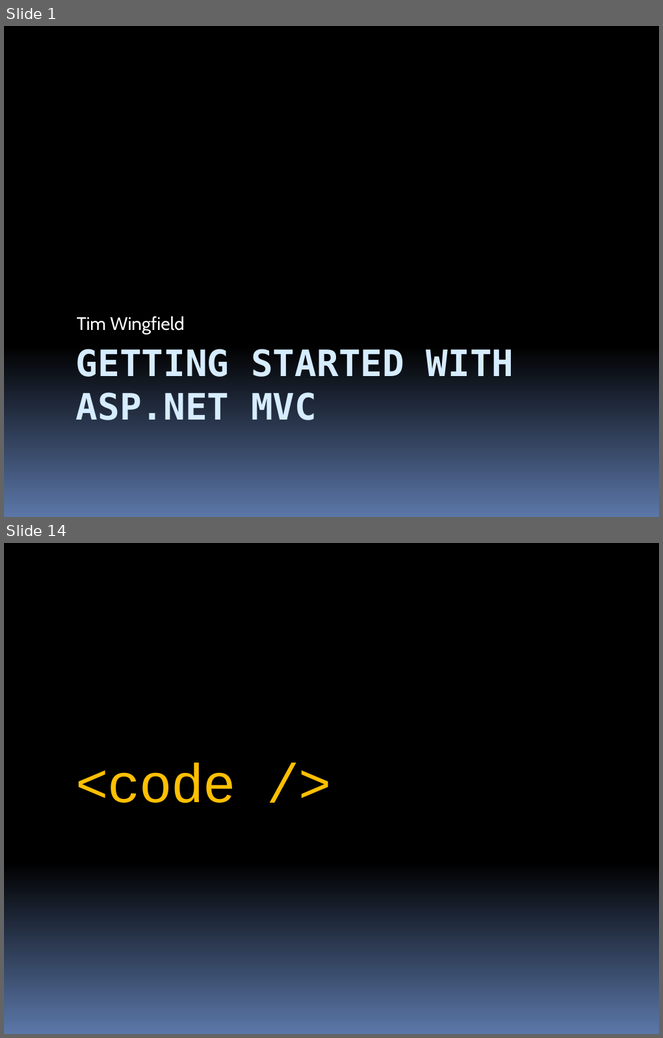
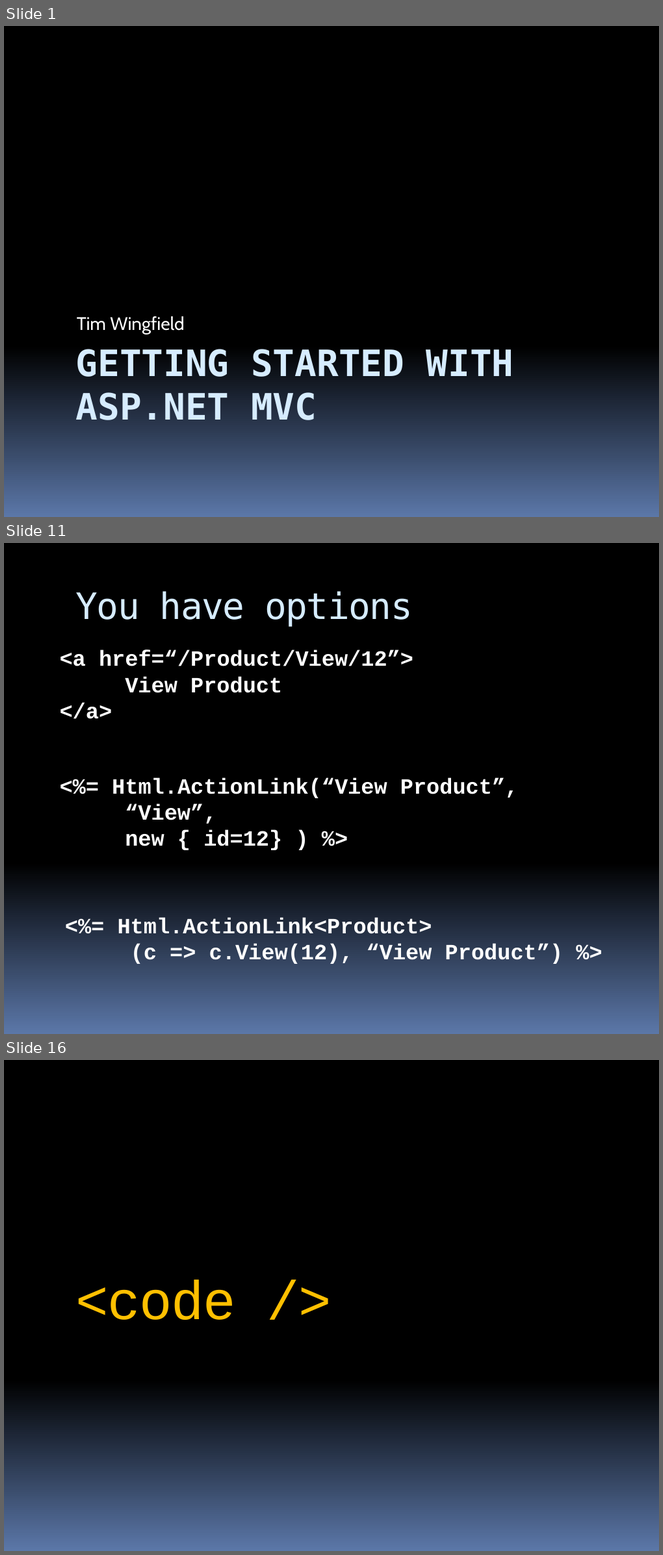
Before and after one commit to stevenharman/codeincubator, a slide deck: Samples/Getting-Started-With-MVC/Getting Started with MVC.pptx. Shown one above the other, each under a label of ours: slides 1 and 14 before the commit, slides 1, 11 and 16 after it; the slides between them are not shown. The pictures are 663x1038 and 663x1555 pixels, drawn with LibreOffice and Linux fonts; fonts in the diff are those of the drawing. Boxes give left, top, right and bottom in pixels: in the first picture for what was removed or moved away, otherwise in the second. Text is boxed around its words. In the diff, an @@ line names an element or a change of style, - is before the commit and + after.

```diff
--- a/Samples/Getting-Started-With-MVC/Getting Started with MVC.pptx
+++ b/Samples/Getting-Started-With-MVC/Getting Started with MVC.pptx
@@ slide 11 added at bbox=[4, 543, 659, 1034], background gradient #000000 to #5B77A8 @@
@@ title added at bbox=[76, 591, 412, 626], 40 pt, text #D6ECFF @@
+You have options
@@ text added at bbox=[60, 650, 414, 719], 24 pt, text #FFFFFF, bold @@
+<a href=“/Product/View/12”>
+View Product
+</a>
@@ text added at bbox=[112, 778, 519, 850], 24 pt, text #FFFFFF, bold @@
+<%= Html.ActionLink(“View Product”,
+“View”,
+new { id=12} ) %>
@@ text added at bbox=[118, 917, 564, 964], 24 pt, text #FFFFFF, bold @@
+<%= Html.ActionLink<Product>
+(c => c.View(12), “View Product”) %>
@@ what was slide 14 is now slide 16 @@
```
Also in this commit, not shown: 8 slides changed, 5 other slides added, 4 slides removed.
